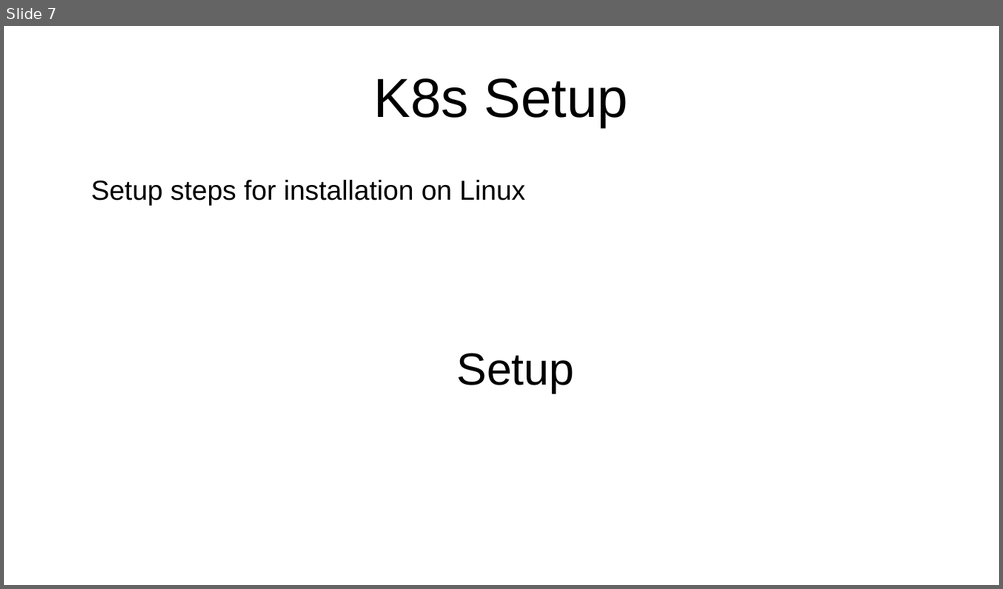
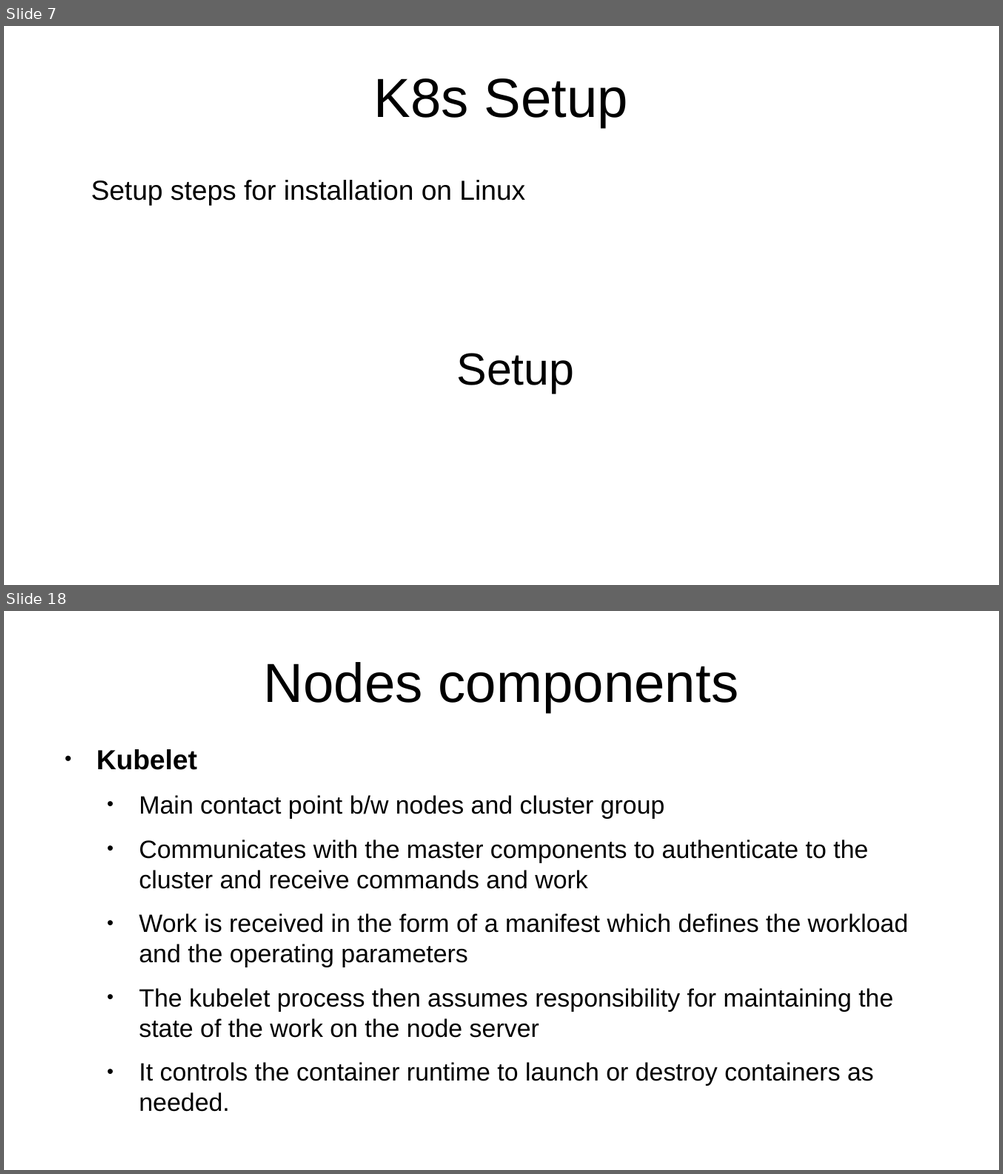
Before and after one commit to ksmane15/docs-k8s, a slide deck: k8s.odp. Shown one above the other, each under a label of ours: slide 7 before the commit, slides 7 and 18 after it; the slides between them are not shown. The pictures are 1003x589 and 1003x1174 pixels, drawn with LibreOffice and Linux fonts; fonts in the diff are those of the drawing. Boxes give left, top, right and bottom in pixels: in the first picture for what was removed or moved away, otherwise in the second. Text is boxed around its words. In the diff, an @@ line names an element or a change of style, - is before the commit and + after.

```diff
--- a/k8s.odp
+++ b/k8s.odp
@@ slide 18 added at (x1=4, y1=611, x2=999, y2=1170), background #FFFFFF @@
@@ title added at (x1=264, y1=662, x2=739, y2=712), 44 pt, text #000000 @@
+Nodes components
@@ text added at (x1=96, y1=749, x2=908, y2=1112), 20 pt, text #000000 @@
+● Kubelet
+  • Main contact point b/w nodes and cluster group
+  • Communicates with the master components to authenticate to the cluster and receive commands and work
+  • Work is received in the form of a manifest which defines the workload and the operating parameters
+  • The kubelet process then assumes responsibility for maintaining the state of the work on the node server
+  • It controls the container runtime to launch or destroy containers as needed.
```
Also in this commit, not shown: 14 other slides added, 1 slide removed.
